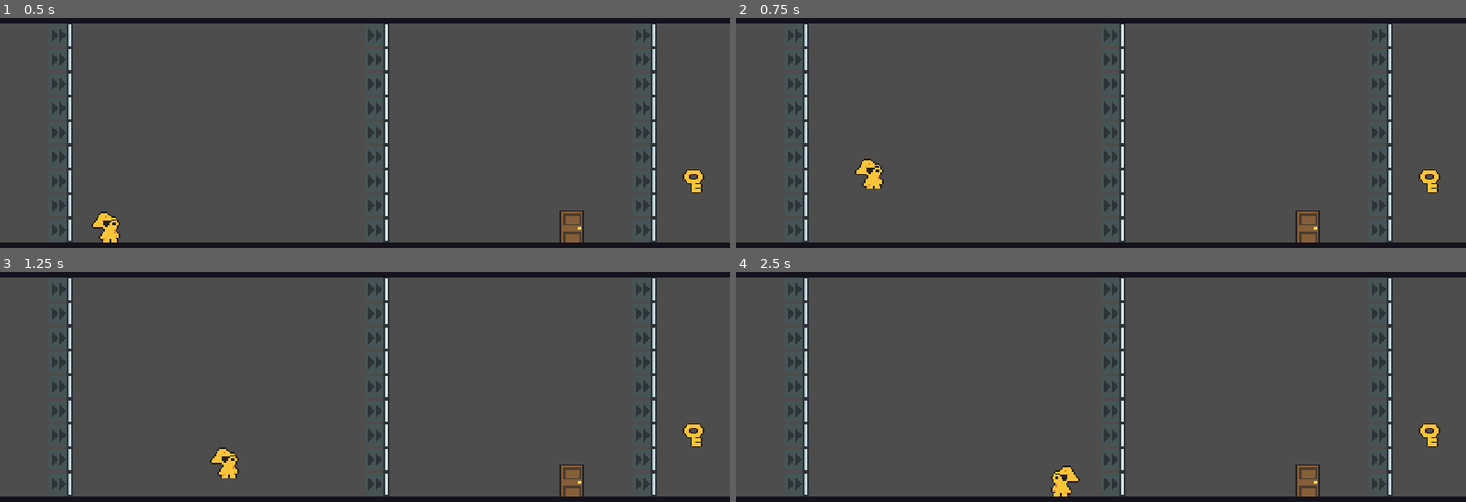
Above: before the commit, frames 1-4 (two rows, left to right).
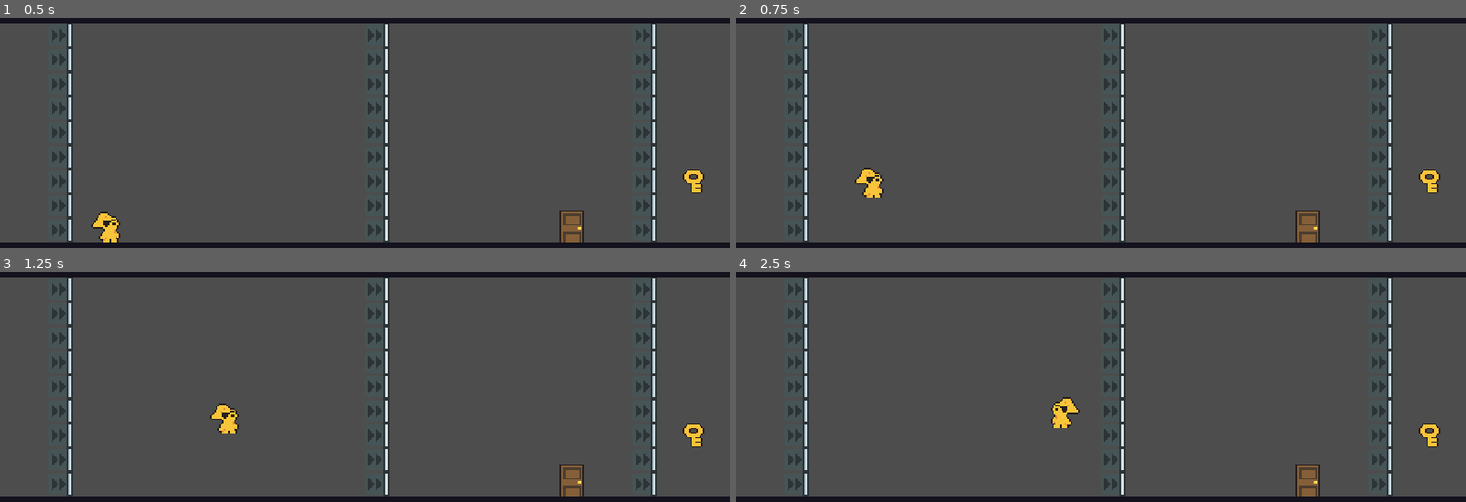
Above: after the commit, the same moments.

Repository: DapperTurtle/EndlessHallways
Game: Godot game, scene res://levels/one_way/1.tscn
The game is run twice, just before and just after one commit, with the same random seed, the same clock (stepped at 60 frames per second) and the same inputs. This scene is started directly instead of the project's main scene.
Inputs:
- Up to frame 1 (0.5 s): no input
- Up to frame 2 (0.75 s): tap Enter at 0.5 s; hold Right (right) from 0.53 s (still down); hold Up (jump) from 0.53 s (still down)
- Up to frame 3 (1.25 s): keep holding Right (right); keep holding Up (jump)
- Up to frame 4 (2.5 s): release Up (jump) at 1.28 s; tap Up (jump) at 1.35, 1.52, 1.82 s; release Right (right) at 2.03 s; hold Left (left) from 2.03 s (still down); hold Up (jump) from 2.03 s (still down)

Frame 1 is identical in both runs. In frame 2, 0.4% of the frame differs, in the area x 16-21%, y 61-79%; in frame 3, 0.7%; in frame 4, 0.7%, in the area x 43-48%, y 54-98%.

Commit message:
new jump

Diff:
--- a/endless_hallways/entities/player/player.tscn
+++ b/endless_hallways/entities/player/player.tscn
@@ -31,35 +31,33 @@
 [sub_resource type="CircleShape2D" id="CircleShape2D_sglur"]
 radius = 8.0
 
-[node name="Player" type="CharacterBody2D" groups=["player"]]
+[node name="Player" type="CharacterBody2D" unique_id=1518984788 groups=["player"]]
 script = ExtResource("1_abrql")
 move_speed = 120.0
 acceleration = 0.2
 deceleration = 0.4
 jump_height = 48.0
-jump_time_to_peak = 0.4
-jump_time_to_descent = 0.3
+jump_time_to_peak = 0.5
+jump_time_to_descent = 0.4
 max_fall_speed = 360.0
 sustain = 2.0
 
-[node name="PlayerState" type="Node" parent="."]
+[node name="PlayerState" type="Node" parent="." unique_id=551013980]
 script = ExtResource("2_sglur")
 
-[node name="Art" type="Node2D" parent="."]
+[node name="Art" type="Node2D" parent="." unique_id=1927971839]
 
-[node name="Sprite2D" type="Sprite2D" parent="Art"]
+[node name="Sprite2D" type="Sprite2D" parent="Art" unique_id=1011703834]
 position = Vector2(0, -4)
 texture = ExtResource("1_symyc")
 
-[node name="AnimationPlayer" type="AnimationPlayer" parent="Art"]
+[node name="AnimationPlayer" type="AnimationPlayer" parent="Art" unique_id=876555338]
 root_node = NodePath("../..")
-libraries = {
-&"": SubResource("AnimationLibrary_26q78")
-}
+libraries/ = SubResource("AnimationLibrary_26q78")
 
-[node name="CollisionShape2D" type="CollisionShape2D" parent="."]
+[node name="CollisionShape2D" type="CollisionShape2D" parent="." unique_id=704395724]
 shape = SubResource("CircleShape2D_sglur")
 
-[node name="SpawnTimer" type="Timer" parent="."]
+[node name="SpawnTimer" type="Timer" parent="." unique_id=1972046095]
 
 [connection signal="timeout" from="SpawnTimer" to="." method="_on_spawn_timer_timeout"]
--- a/endless_hallways/project.godot
+++ b/endless_hallways/project.godot
@@ -8,11 +8,15 @@
 
 config_version=5
 
+[animation]
+
+compatibility/default_parent_skeleton_in_mesh_instance_3d=true
+
 [application]
 
 config/name="Endless Hallways"
 run/main_scene="uid://b5fencworcn1d"
-config/features=PackedStringArray("4.5", "Mobile")
+config/features=PackedStringArray("4.6", "Mobile")
 config/icon="res://icon.svg"
 
 [autoload]
Not shown: 1 places in endless_hallways/entities/player/player.tscn that only renumber resources
